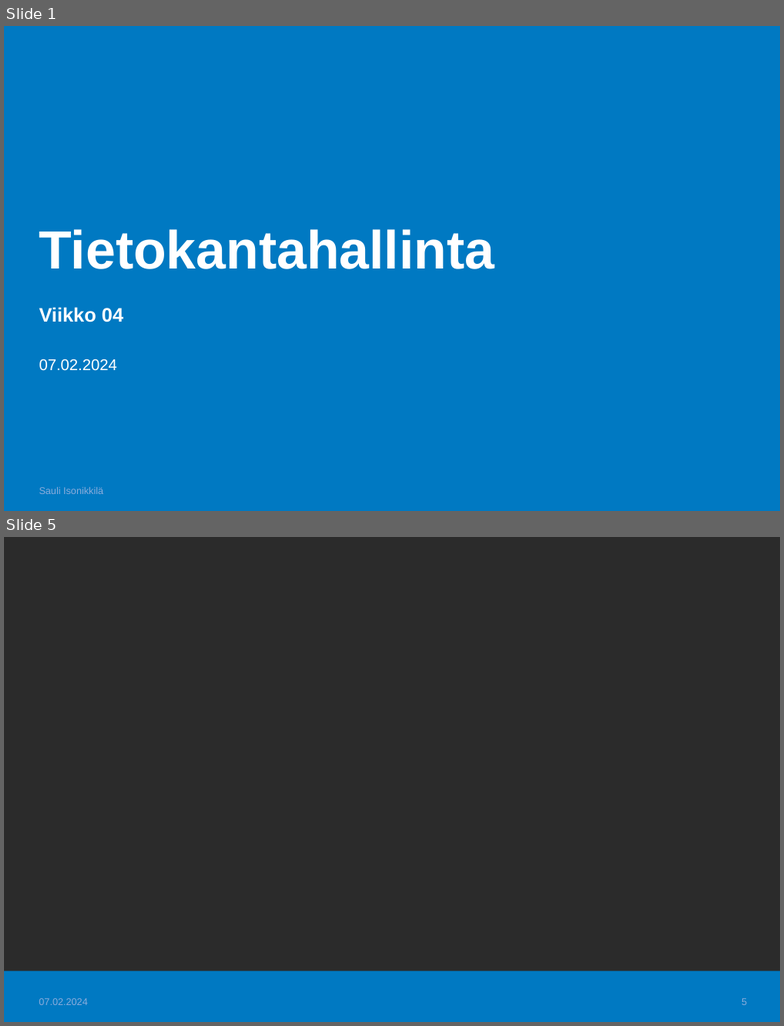
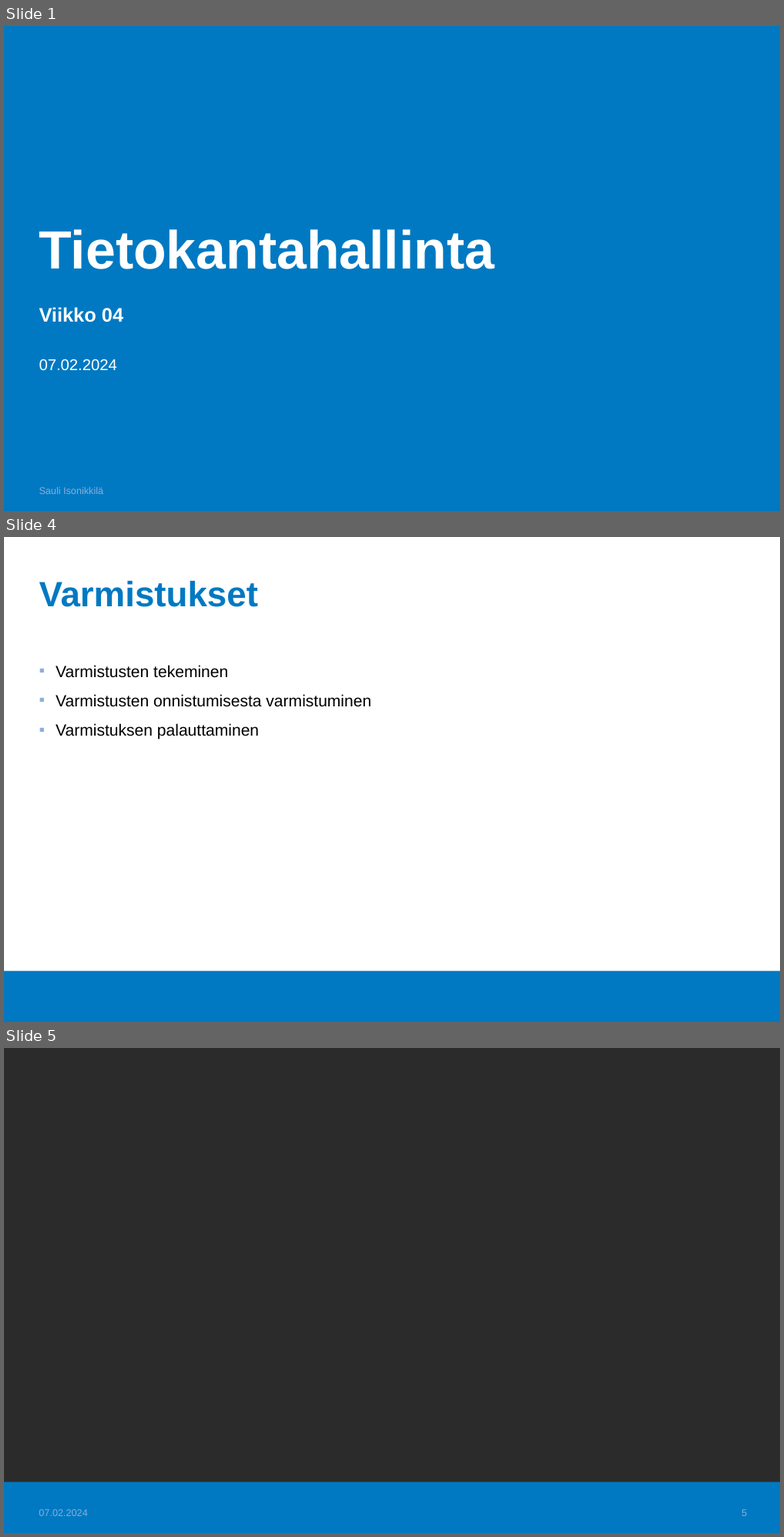
Before and after one commit to Tietokantahallinta/Tietokantahallinta.github.io, a slide deck: luennot/viikko04/Luentokalvot_04.odp. Shown one above the other, each under a label of ours: slides 1 and 5 before the commit, slides 1, 4 and 5 after it; the slides between them are not shown. The pictures are 784x1026 and 784x1537 pixels, drawn with LibreOffice and Linux fonts; fonts in the diff are those of the drawing; background and template pictures are left out; a plain dark background stands for a picture behind light text. Boxes give left, top, right and bottom in pixels: in the first picture for what was removed or moved away, otherwise in the second. Text is boxed around its words. In the diff, an @@ line names an element or a change of style, - is before the commit and + after.

```diff
--- a/luennot/viikko04/Luentokalvot_04.odp
+++ b/luennot/viikko04/Luentokalvot_04.odp
@@ slide 4 added at (4,537,780,1022), background #FFFFFF; not listed: 1 template element that a slide beside it also shows @@
@@ title added at (39,581,258,607), 36 pt, text #0079C2, bold @@
+Varmistukset
@@ text added at (56,665,371,740), 16.6 pt, text #000000 @@
+▪ Varmistusten tekeminen
+▪ Varmistusten onnistumisesta varmistuminen
+▪ Varmistuksen palauttaminen
```
Also in this commit, not shown: 2 slides changed, 1 slide removed, 11 other files.
